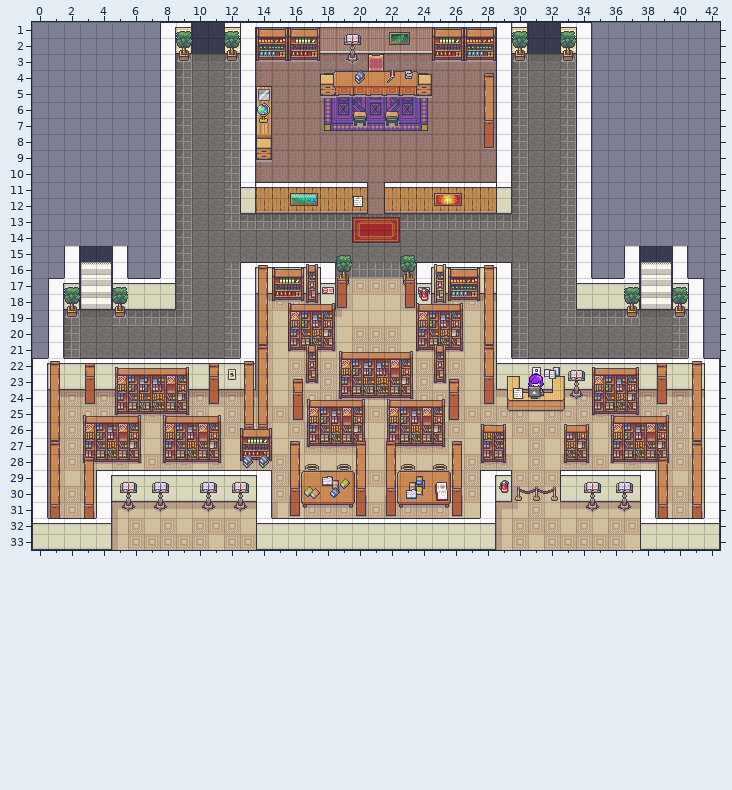
An edit to a level. Tiled map, Output/Assets/Maps/school_1.tmx. That is the earlier state.
Cells are 32x32 px. Shown: x 0..42, y 1..33.
After the commit:
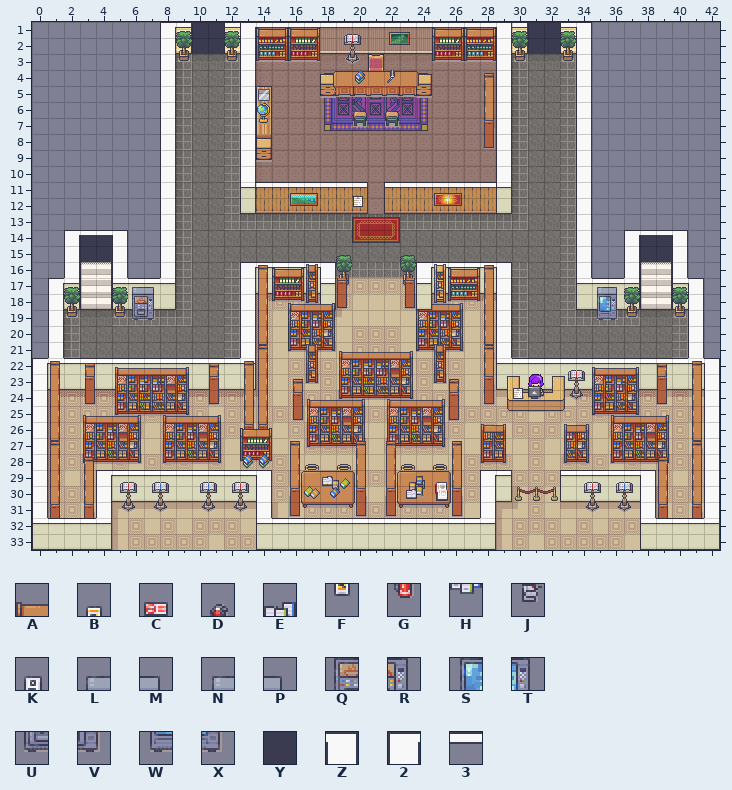
Key: from "classroom_library_32x32": A 352; from "hospital_32x32": B 32, C 33, D 34, E 35, F 48, G 50, H 51, J 83, K 224, L 674, M 675, N 678, P 679, Q 690, R 691, S 694, T 695, U 706, V 707, W 710, X 711; from "room_builder_32x32": Y 12, Z 14, 2 16, 3 189.
_ is an empty cell.
The exact change:
Layer "map":
y 14: x 3..4 __ -> YY; x 38..39 __ -> YY
Layer "down_objects":
y 18: x 24 G -> _
y 30: x 29 G -> _
Layer "up_walls":
y 14: x 2..5 ____ -> 233Z; x 37..40 ____ -> 233Z
Layer "up_shadows":
y 17: x 18 C -> _; x 24 C -> _
y 22: x 12 B -> _; x 31..32 KE -> __
y 23: x 12 F -> _; x 32 H -> _
Layer "up_objects":
y 4: x 23 J -> _
y 17: x 6..7 __ -> LM; x 24 D -> _; x 35..36 __ -> NP
y 18: x 6..7 __ -> QR; x 24 A -> _; x 35..36 __ -> ST
y 19: x 6..7 __ -> UV; x 35..36 __ -> WX
y 29: x 29 D -> _
